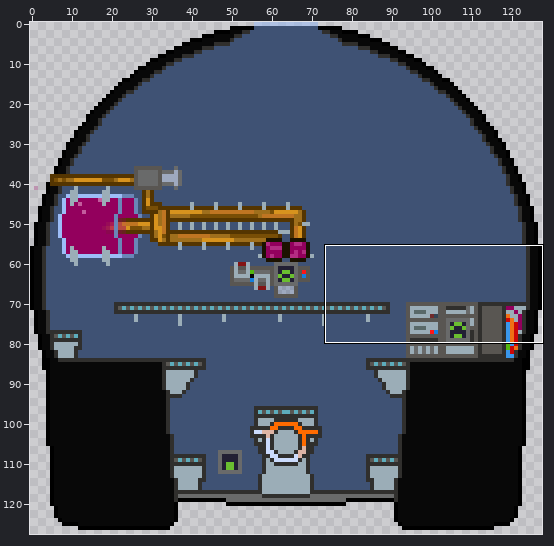
Sprite sheet: ressources/Ship_anim/ship_body_int/ship_int2.png. Above, an overview of the earlier version with the close-up marked.
Close-up. Before the commit:
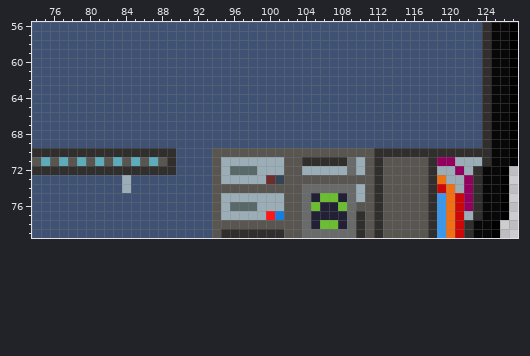
The file is 128x128 pixels. Shown: x 74..127, y 56..79.
And afterwards:
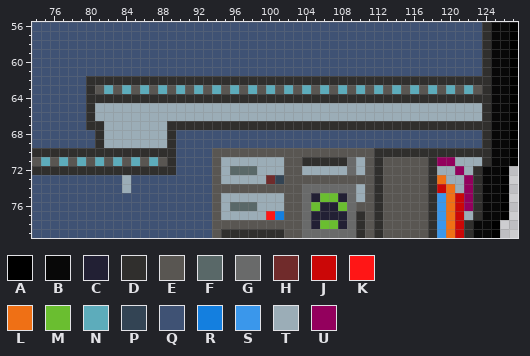
Palette (. is transparent): A #000000  B #080808  C #222034  D #302f2d  E #595652  F #596868  G #696a6a  H #702b2b  J #cb0707  K #ff1616  L #ef7015  M #6abe30  N #5dacbb  P #334454  Q #3f5274  R #147fdf  S #3a97eb  T #9badb7  U #93005d
Message: Started path to ship cockpit sprite
The edit:
{"y":62,"x":80,"old":"QQQQQQQQQQQQQQQQQQQQQQQQQQQQQQQQQQQQQQQQQQQQ","new":"DDDDDDDDDDDDDDDDDDDDDDDDDDDDDDDDDDDDDDDDDDDD"}
{"y":63,"x":80,"old":"QQQQQQQQQQQQQQQQQQQQQQQQQQQQQQQQQQQQQQQQQQQQ","new":"DENENENENENENENENENENENENENENENENENENENENENE"}
{"y":64,"x":80,"old":"QQQQQQQQQQQQQQQQQQQQQQQQQQQQQQQQQQQQQQQQQQQQ","new":"DDDDDDDDDDDDDDDDDDDDDDDDDDDDDDDDDDDDDDDDDDDD"}
{"y":65,"x":80,"old":"QQQQQQQQQQQQQQQQQQQQQQQQQQQQQQQQQQQQQQQQQQQQ","new":"DTTTTTTTTTTTTTTTTTTTTTTTTTTTTTTTTTTTTTTTTTTT"}
{"y":66,"x":80,"old":"QQQQQQQQQQQQQQQQQQQQQQQQQQQQQQQQQQQQQQQQQQQQ","new":"DTTTTTTTTTTTTTTTTTTTTTTTTTTTTTTTTTTTTTTTTTTT"}
{"y":67,"x":80,"old":"QQQQQQQQQQQQQQQQQQQQQQQQQQQQQQQQQQQQQQQQQQQQ","new":"DDTTTTTTTDDDDDDDDDDDDDDDDDDDDDDDDDDDDDDDDDDD"}
{"y":68,"x":81,"old":"QQQQQQQQQ","new":"DTTTTTTTD"}
{"y":69,"x":81,"old":"QQQQQQQQQ","new":"DTTTTTTTD"}
